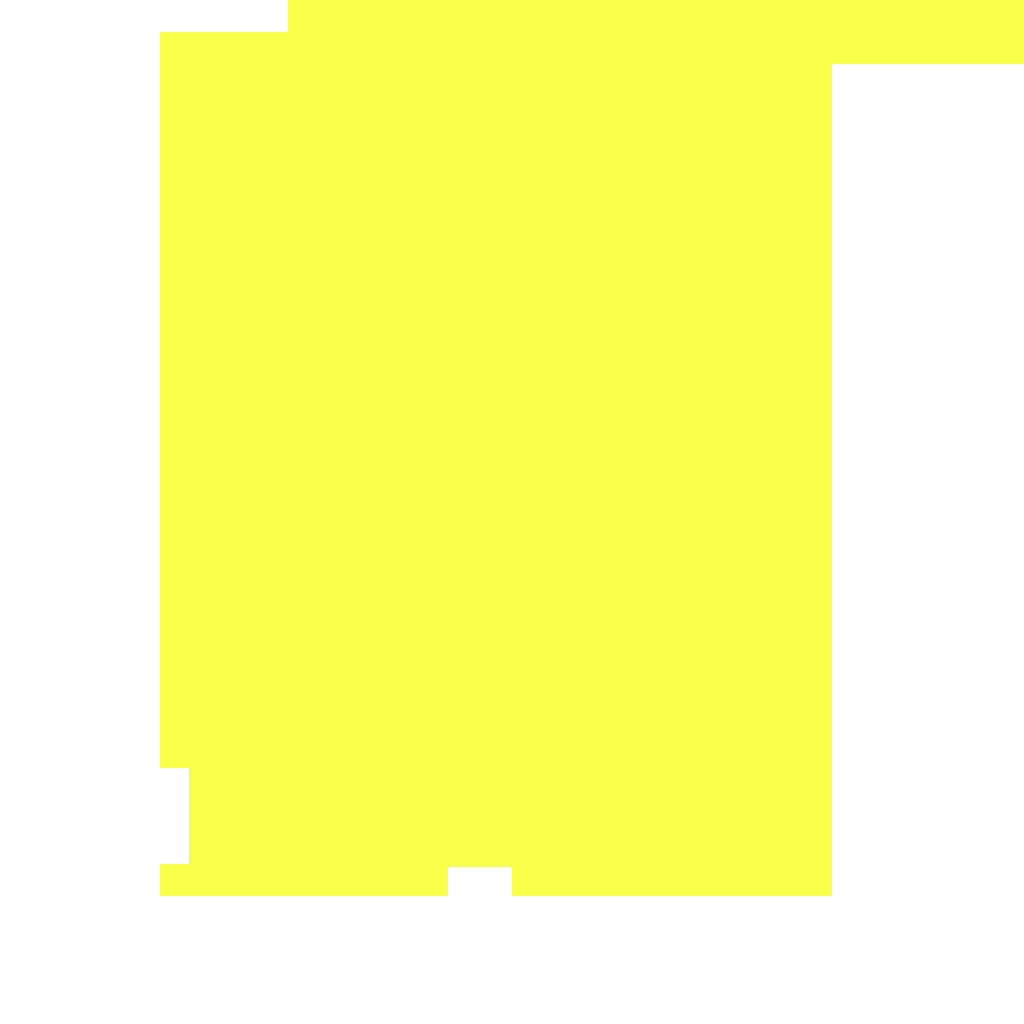
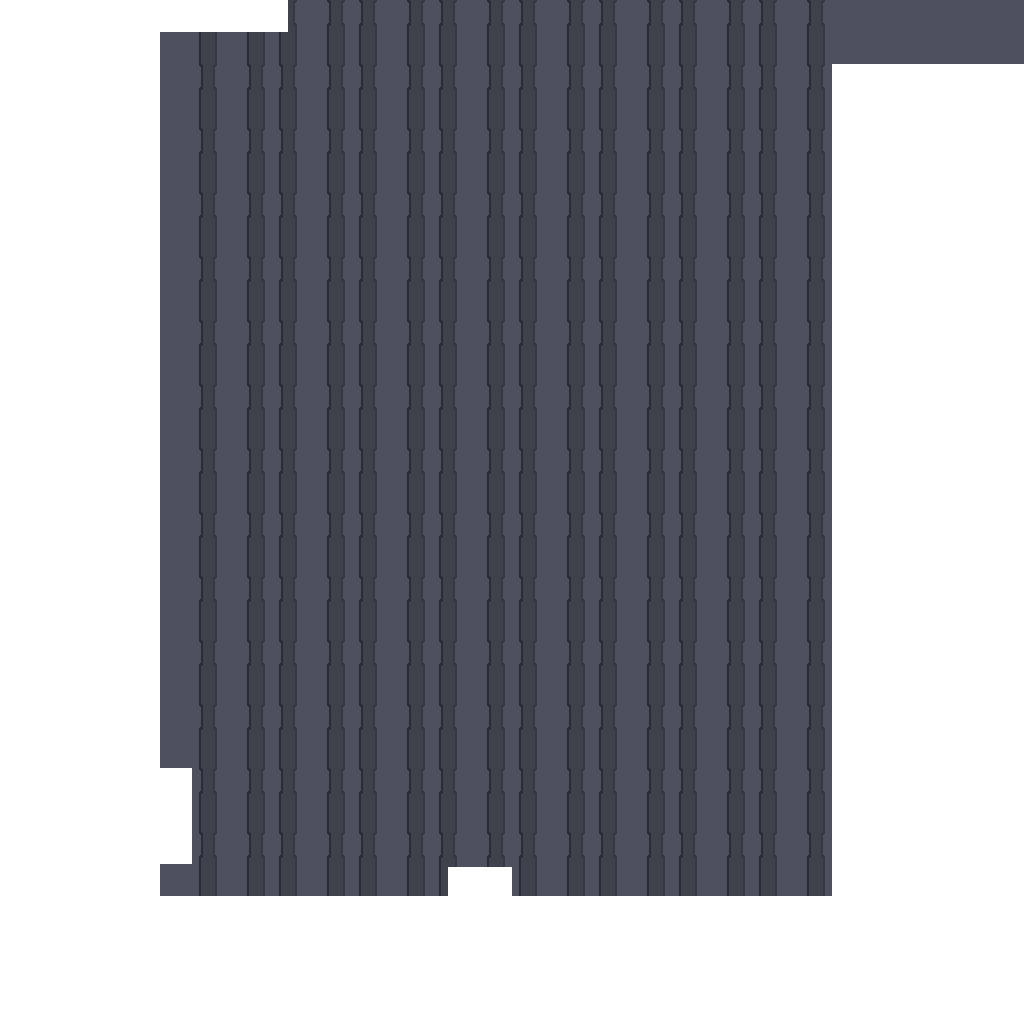
Before/after of a (1024, 1024) layered artwork. What changed in the layer stack:
added layer "Layer 4" above "Layer 3" over (x1=160, y1=0, x2=1024, y2=896)
painted on "Layer 3" over (x1=189, y1=768, x2=192, y2=864)
